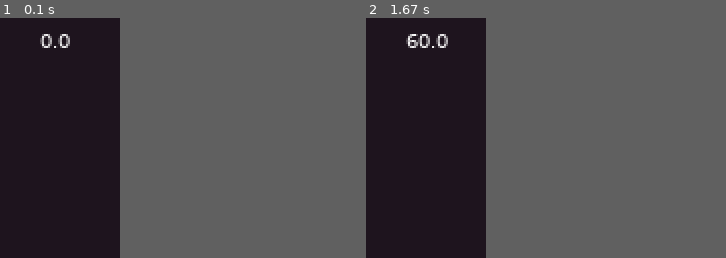
Above: before the commit, frames 1-2 (left to right).
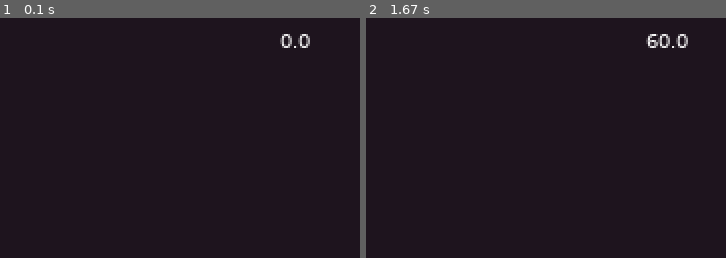
Above: after the commit, the same moments.

Repository: unnamedItem/pygame_projects
Game: pygame game, started from templates/main.py
Same seed, same stepped clock (60 frames per second), same inputs: the game is played once before the commit and once after it.
Inputs:
- Up to frame 1 (0.1 s): no input
- Up to frame 2 (1.67 s): no input
The pictures show only the part of the screen within x 50-100%, y 0-50%; the shares and areas given below are measured in that part.
In our replay, the window is 480x360 before the commit and 720x480 after it. These sizes can differ from the game's own. Grey fills any space a smaller window leaves; there, only what the larger window draws over its background counts as a difference.

The runs differ from the first frame. In frame 1, 0.5% of the frame differs, in the area x 11-87%, y 6-13%; in frame 2, 0.8%, in the area x 11-90%, y 6-13%.

Commit message:
display size and screen scale

Diff:
--- a/templates/constants.py
+++ b/templates/constants.py
@@ -1,4 +1,3 @@
 GAME_NAME = 'Template'
-SCREEN_SIZE = (240, 180)
-DISPLAY_SIZE = (240, 180)
+DISPLAY_SIZE = (360, 240)
 DEFAULT_BPP = 16
--- a/templates/main.py
+++ b/templates/main.py
@@ -14,9 +14,9 @@
         # Display Settings -------------------------------- #
         self.scale = 2
         self.display_size = Vector2(DISPLAY_SIZE)
-        self.screen_size = Vector2(SCREEN_SIZE) * self.scale
+        self.screen_size = Vector2(DISPLAY_SIZE) * self.scale
         self.display = pygame.Surface(self.display_size)
-        self.screen = pygame.display.set_mode((self.screen_size), RESIZABLE | DOUBLEBUF, DEFAULT_BPP)
+        self.screen = pygame.display.set_mode((self.screen_size), DOUBLEBUF, DEFAULT_BPP)
         self.game_name = game_name
         pygame.display.set_caption(game_name)
 
